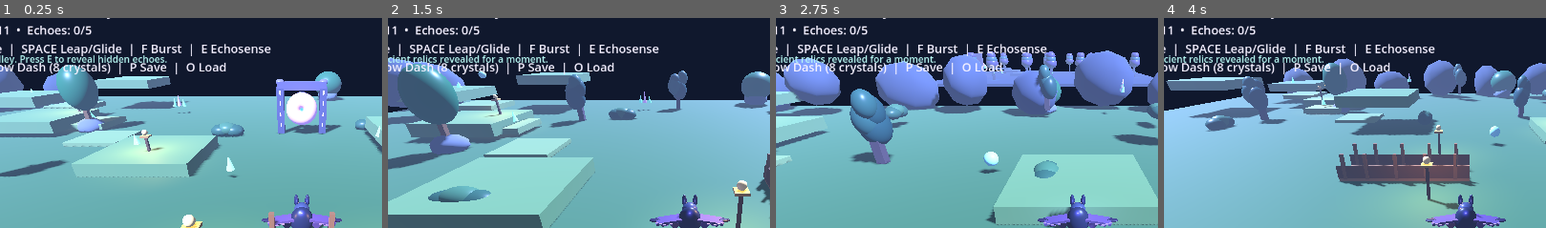
Above: before the commit, frames 1-4 (left to right).
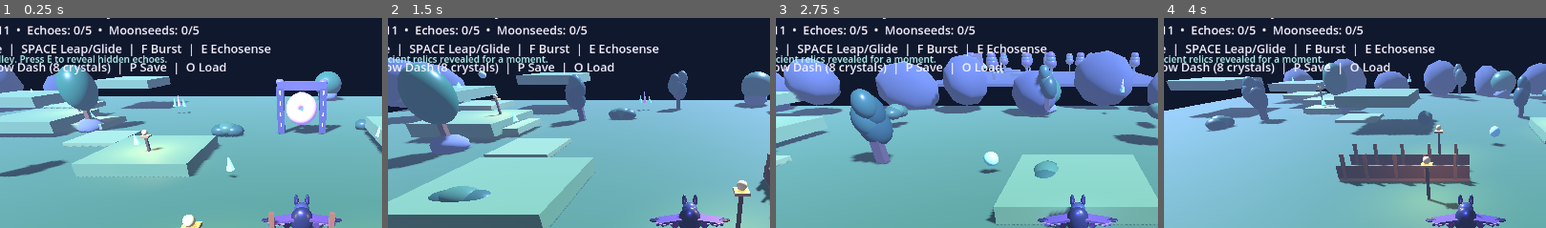
Above: after the commit, the same moments.

Repository: Dynamon91/nightbound
Game: Godot game, scene res://scenes/main.tscn
The game is run twice, just before and just after one commit, with the same random seed, the same clock (stepped at 60 frames per second) and the same inputs.
Inputs:
- Up to frame 1 (0.25 s): no input
- Up to frame 2 (1.5 s): tap E (echosense) at 0.5, 1.35 s; hold D (move_right) 0.53-1.28 s; hold F (burst) 0.53-1.28 s; tap Space (jump) at 0.77 s; hold S (move_back) from 1.28 s (still down)
- Up to frame 3 (2.75 s): tap Space (jump) at 1.52 s; release S (move_back) at 2.03 s; hold D (move_right) from 2.03 s (still down); hold Shift (shadow_dash) from 2.03 s (still down)
- Up to frame 4 (4 s): release D (move_right) at 2.78 s; release Shift (shadow_dash) at 2.78 s; hold W (move_forward) 2.78-3.53 s; tap F (burst) at 2.85 s; tap Space (jump) at 3.02, 3.77 s; hold A (move_left) from 3.53 s (still down); tap E (echosense) at 3.6 s
The pictures show only the part of the screen within x 10-60%, y 4-54%; the shares and areas given below are measured in that part.

The runs differ from the first frame. In frame 1, 0.6% of the frame differs, in the area x 25-53%, y 3-9%; in frame 2, 0.6%; in frame 3, 0.6%, in the area x 25-67%, y 3-27%; in frame 4, 0.6%.

Commit message:
feat: add persistent Moonseed collection quest in the Veilwood

Diff:
--- a/scripts/main.gd
+++ b/scripts/main.gd
@@ -29,6 +29,9 @@
 var portal_anim_time := 0.0
 var current_realm := "Moonlit Valley"
 var realm_transitioned := false
+var veilwood_seeds := 0
+var collected_veilwood_seeds: Array[String] = []
+var veilwood_seed_objects: Dictionary = {}
 
 func material(color: Color, roughness := 0.75) -> StandardMaterial3D:
 	var m := StandardMaterial3D.new()
@@ -332,6 +335,17 @@
 	for p in [Vector3(112, 2.5, -18), Vector3(151, 3.0, -8), Vector3(116, 2.8, 20), Vector3(153, 3.5, 14), Vector3(130, 1.0, 30)]:
 		add_crystal_shard(self, p, 1.7, Color("#7ceff5"), 0.3)
 		add_crystal_shard(self, p + Vector3(0.65, 0.35, 0), 1.1, Color("#bd7cff"), 0.24)
+	# Five persistent Moonseeds form the first optional objective in this realm.
+	var seed_positions: Array[Vector3] = [Vector3(111, 1.1, -4), Vector3(143, 1.4, -13), Vector3(155, 2.1, 23), Vector3(115, 1.1, 23), Vector3(130, 1.4, -24)]
+	for i in range(seed_positions.size()):
+		var seed_id := "moonseed_%02d" % i
+		var seed := add_crystal_shard(self, seed_positions[i], 0.85, Color("#f0a8ff"), 0.3)
+		seed.name = seed_id
+		seed.rotation.z = 0.12
+		var seed_mat := seed.material_override as StandardMaterial3D
+		if seed_mat:
+			seed_mat.emission_energy_multiplier = 1.35
+		veilwood_seed_objects[seed_id] = seed
 
 func make_crystal(pos: Vector3, id: String) -> void:
 	var c := add_crystal_shard(self, pos, 0.95, Color("#67f2ee"), 0.34)
@@ -470,6 +484,20 @@
 			secrets.remove_at(i)
 			show_message("Ancient relic found! Echoes discovered: %d/5" % relics_found)
 			save_game()
+	for seed_id in veilwood_seed_objects.keys():
+		var seed_node: MeshInstance3D = veilwood_seed_objects[seed_id]
+		if is_instance_valid(seed_node):
+			seed_node.rotate_y(delta * 1.0)
+			seed_node.position.y += sin(Time.get_ticks_msec() / 420.0 + float(seed_id.hash() % 10)) * delta * 0.08
+			if seed_node.global_position.distance_to(player.global_position) < 1.25:
+				veilwood_seeds += 1
+				collected_veilwood_seeds.append(seed_id)
+				seed_node.queue_free()
+				veilwood_seed_objects.erase(seed_id)
+				show_message("Moonseed gathered! Veilwood seeds: %d/5" % veilwood_seeds)
+				if veilwood_seeds == 5:
+					show_message("VEILWOOD RESTORED — all five Moonseeds awaken the Heart-Tree!")
+				save_game()
 	for id in crystal_objects.keys():
 		var entry: Dictionary = crystal_objects[id]
 		var node: MeshInstance3D = entry["node"]
@@ -516,7 +544,7 @@
 
 func refresh_hud() -> void:
 	if hud:
-		hud.text = "NIGHTBOUND  •  %s\nCrystals: %d/11  •  Echoes: %d/5%s\nWASD Move  |  SPACE Leap/Glide  |  F Burst  |  E Echosense\nSHIFT Shadow Dash (8 crystals)  |  P Save  |  O Load" % [current_realm, crystals, relics_found, "  •  GATE OPEN" if portal_open else ""]
+		hud.text = "NIGHTBOUND  •  %s\nCrystals: %d/11  •  Echoes: %d/5  •  Moonseeds: %d/5%s\nWASD Move  |  SPACE Leap/Glide  |  F Burst  |  E Echosense\nSHIFT Shadow Dash (8 crystals)  |  P Save  |  O Load" % [current_realm, crystals, relics_found, veilwood_seeds, "  •  GATE OPEN" if portal_open else ""]
 
 func show_message(text_value: String) -> void:
 	if message:
@@ -529,7 +557,7 @@
 		load_game()
 
 func save_game() -> void:
-	var data := {"crystals": crystals, "current_realm": current_realm, "collected": collected, "collected_relics …(219 unchanged characters)…
+	var data := {"crystals": crystals, "current_realm": current_realm, "veilwood_seeds": veilwood_seeds, "collected_veilwood_seeds": collected_veilwood_seeds, "collected": collected, "collected_relics …(219 unchanged characters)…
 	var file := FileAccess.open(SAVE_PATH, FileAccess.WRITE)
 	if file:
 		file.store_string(JSON.stringify(data))
@@ -546,6 +574,8 @@
 		return
 	crystals = int(parsed.get("crystals", 0))
 	current_realm = str(parsed.get("current_realm", "Moonlit Valley"))
+	veilwood_seeds = int(parsed.get("veilwood_seeds", 0))
+	collected_veilwood_seeds = parsed.get("collected_veilwood_seeds", [])
 	realm_transitioned = current_realm == "The Veilwood"
 	portal_open = crystals >= 11
 	if portal_open:
@@ -563,6 +593,12 @@
 	var p = parsed.get("player_position", [0, 1.5, 3])
 	if player and p is Array and p.size() == 3:
 		player.position = Vector3(float(p[0]), float(p[1]), float(p[2]))
+	for seed_id in collected_veilwood_seeds:
+		if veilwood_seed_objects.has(seed_id):
+			var seed_node: MeshInstance3D = veilwood_seed_objects[seed_id]
+			if is_instance_valid(seed_node):
+				seed_node.queue_free()
+			veilwood_seed_objects.erase(seed_id)
 	for id in collected:
 		if crystal_objects.has(id):
 			var entry: Dictionary = crystal_objects[id]
